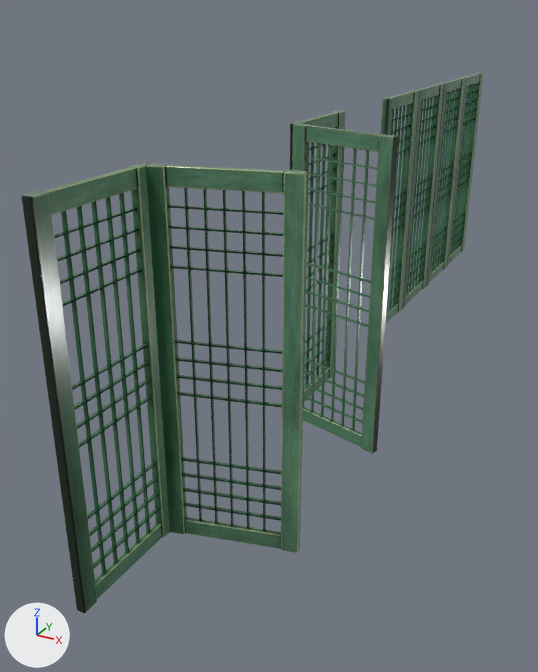
One commit to the FBX model Assets/04.Graphics/Environment/BoardGameRoom/12.TraditionalKoreanHouse/Models/Baked/TraditionalKoreanHouse_WindowA.fbx: the scene before it, then after it.
Camera for both pictures: a 50 mm camera at (4.19, -4.99, 2.56) aimed at (2.19, -1.35, 0.74). The axes (+X, +Y, +Z) are drawn at lower left. The lights are the same throughout. The older version comes first. Where no turn or scale is listed for an object, it has been applied to the vertices.

Names of what the first picture shows: 'TraditionalKoreanHouse_WindowA'.
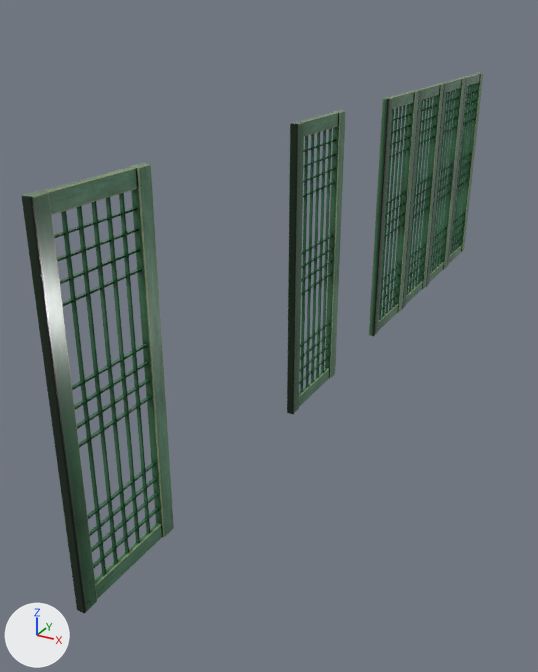
Where the newer file only moved an object's origin or applied its transform, the numbers keep the older frame.

The edits, one by one:
me_mesh is used by ob_traditionalkoreanhouse_windowa; location (2.784, -0.771, 1.257).
me_mesh had 1856 vertices, 1512 faces and spanned x -0.3..0.3, y -2.65..2.65, z -0.8..0.8.
me_mesh now has 1392 vertices, 1134 faces and spans x -0.3..-0.25, y -2.65..2.65, z -0.8..0.8.
me_mesh part 1: 42 loose pieces with 464 vertices, spanning x -0.27..0.3, y -2.1..-0.9, z -0.8..0.8, are deleted.
Other edits to the shape of me_mesh do not show in these pictures.

Changed parts and their boxes (x1, y1, x2, y2) in the pictures (538 x 672 px):
part 1 of me_mesh, deleted (green)
    before: (146, 123, 398, 553)
